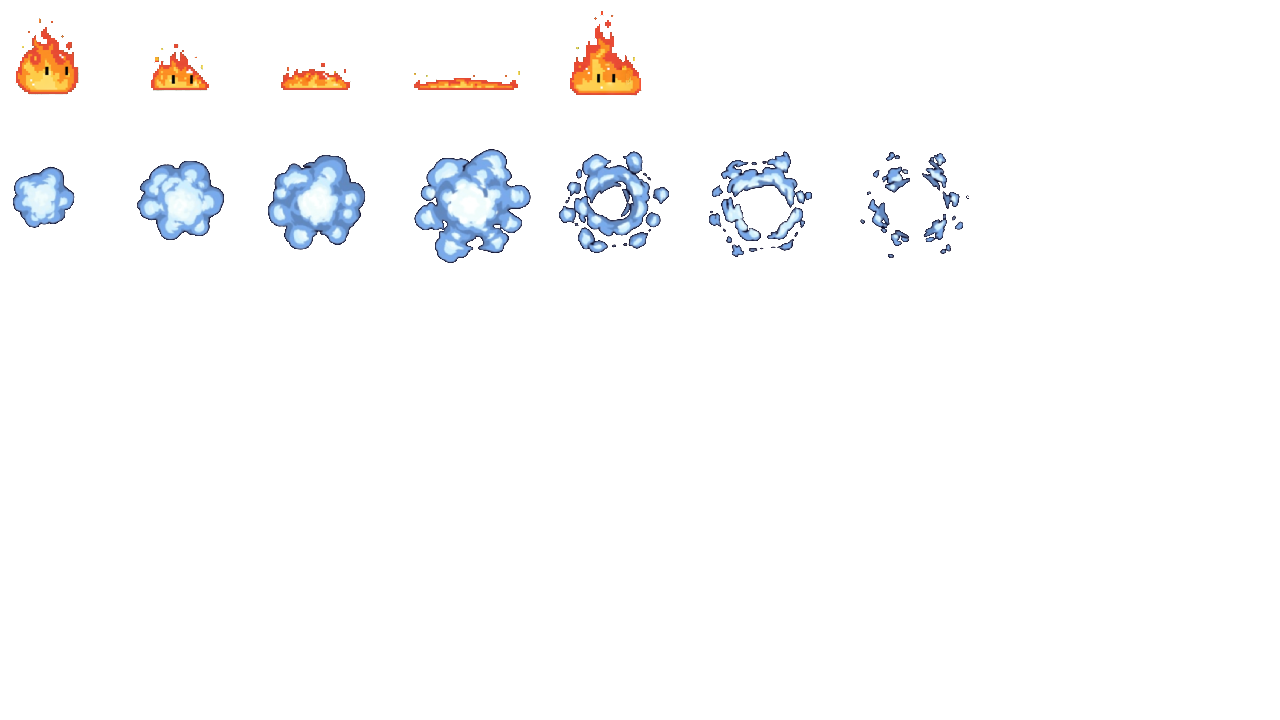
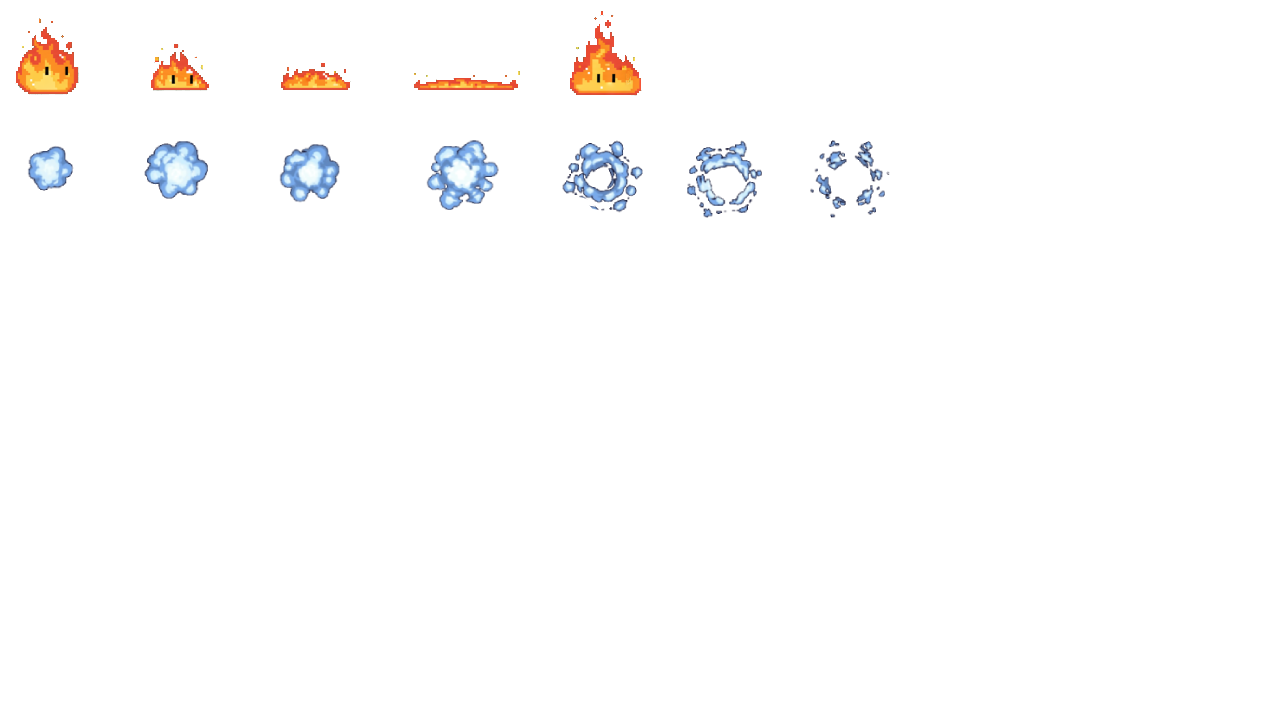
Before/after of a 1280×720 layered artwork. What changed in the layer stack:
painted on "smoke" over box(13, 140, 969, 263)
